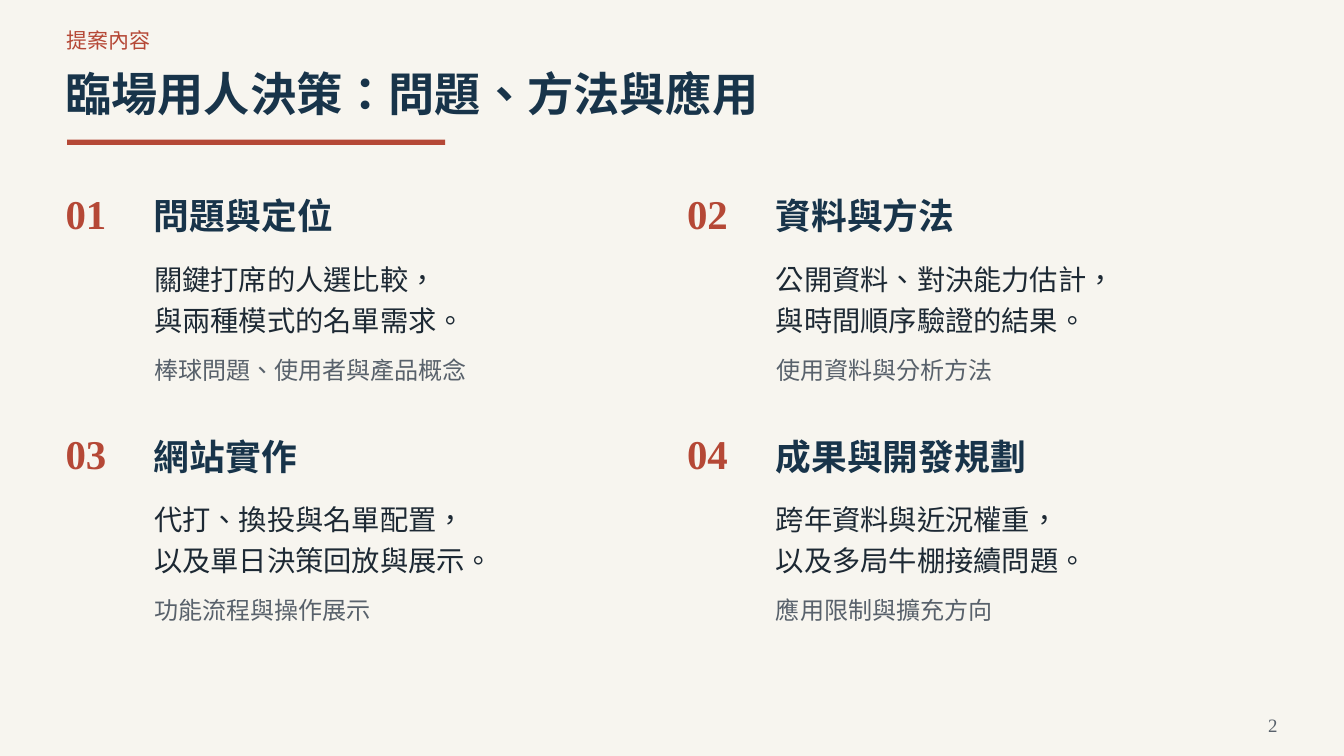
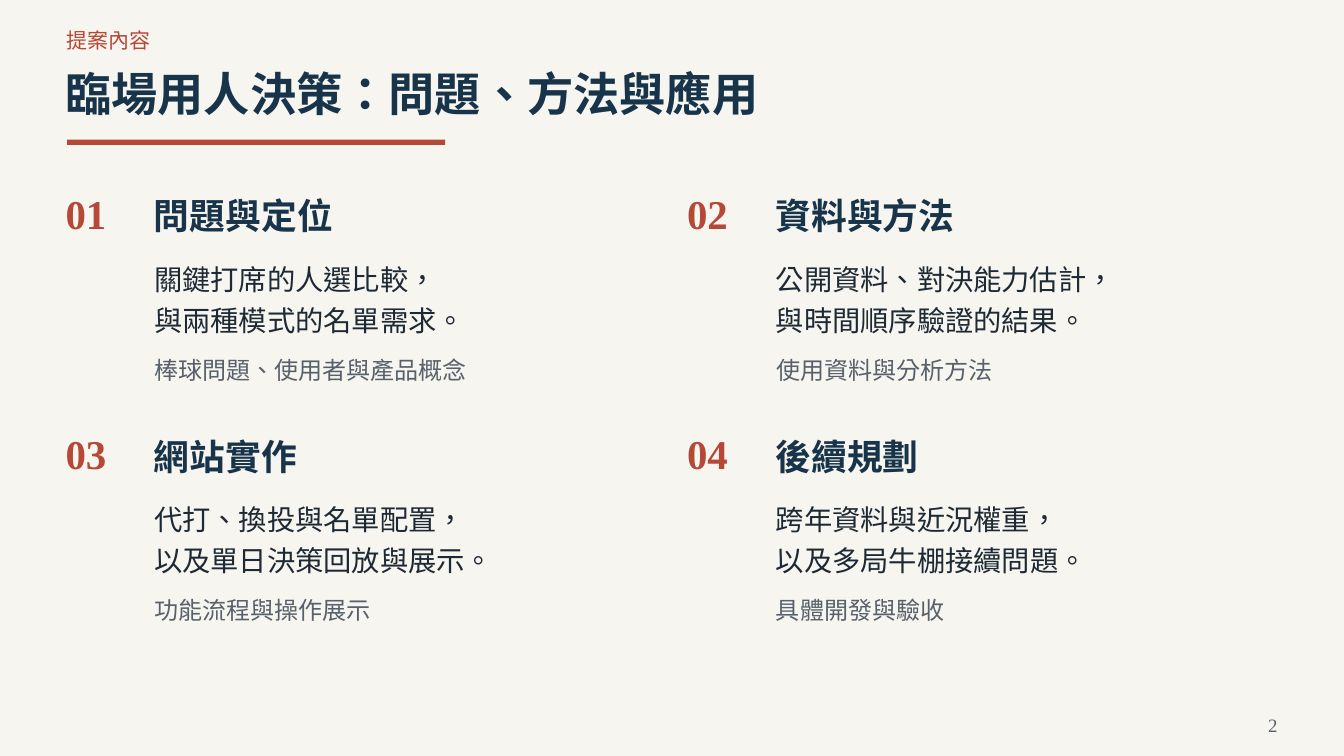
Before and after one commit to Da-Xiong-Chen/baseball_project, a slide deck: slide 2 of presentations/competition-2026/submission-20261023/一球兩面_參賽提案_32頁_20261023.pptx. Drawn at 1344x756 pixels with LibreOffice and Linux fonts; fonts in the diff are those of the drawing. Boxes give left, top, right and bottom in pixels: in the first picture for what was removed or moved away, otherwise in the second. Text is boxed around its words. In the diff, an @@ line names an element or a change of style, - is before the commit and + after.

```diff
--- a/presentations/competition-2026/submission-20261023/一球兩面_參賽提案_32頁_20261023.pptx
+++ b/presentations/competition-2026/submission-20261023/一球兩面_參賽提案_32頁_20261023.pptx
@@ text at box(776, 439, 919, 474): text changed @@
-成果與開發規劃
+後續規劃
@@ text at box(776, 598, 944, 621): text changed @@
-應用限制與擴充方向
+具體開發與驗收
```
Also in this commit, not shown: 15 other slides changed, 10 slides added, 10 slides removed, 4 other files.
